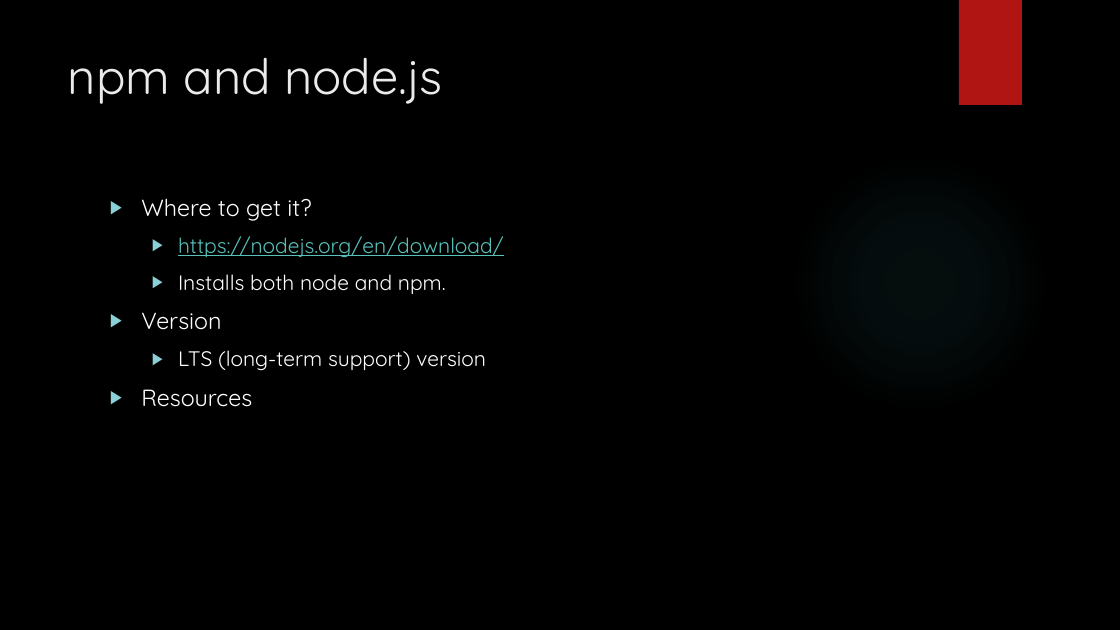
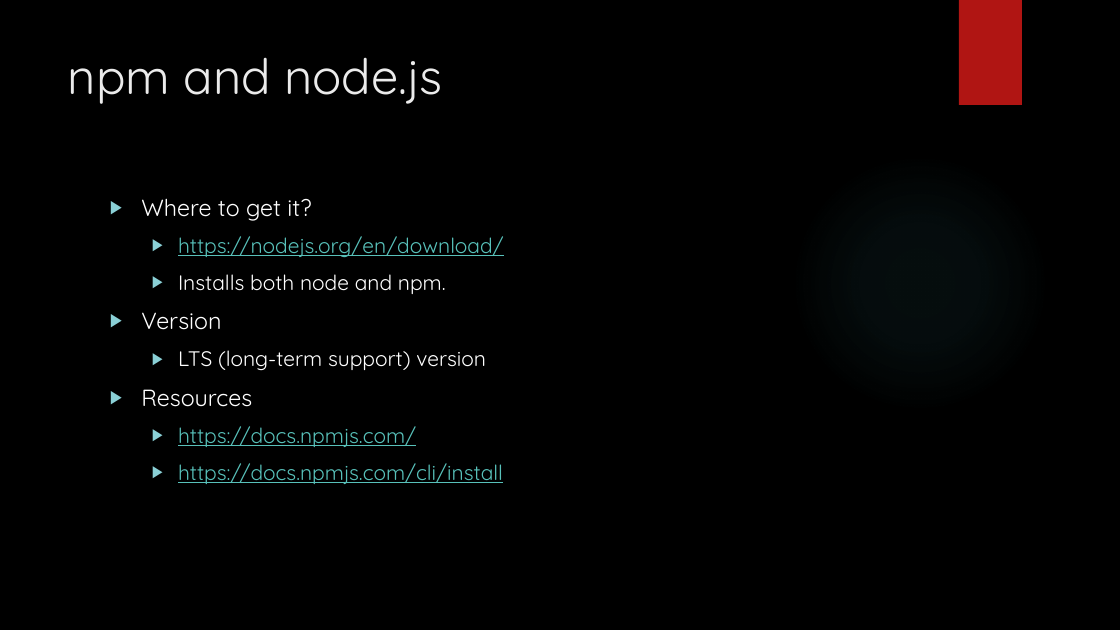
Before and after one commit to buildmotion/custom-angular-modules, a slide deck: slide 25 of presentation/custom-angular-modules.pptx. Drawn at 1120x630 pixels with LibreOffice and Linux fonts; fonts in the diff are those of the drawing; background and template pictures are left out. Boxes give left, top, right and bottom in pixels: in the first picture for what was removed or moved away, otherwise in the second. Text is boxed around its words. In the diff, an @@ line names an element or a change of style, - is before the commit and + after.

```diff
--- a/presentation/custom-angular-modules.pptx
+++ b/presentation/custom-angular-modules.pptx
@@ text at bbox=[178, 426, 503, 484]: paragraphs added @@
+  ▶ https://docs.npmjs.com/
+  ▶ https://docs.npmjs.com/cli/install
```
Also in this commit, not shown: 3 other slides changed.
